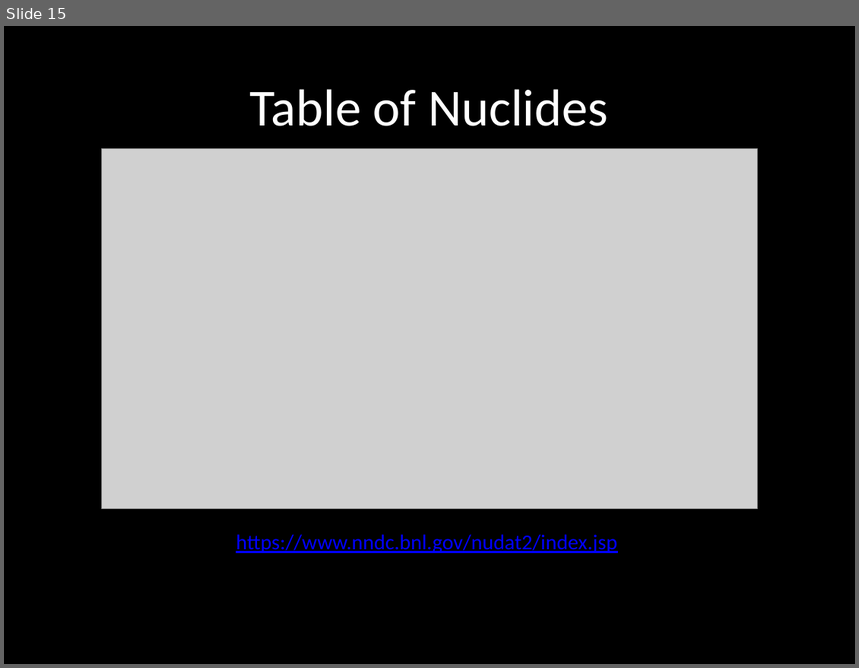
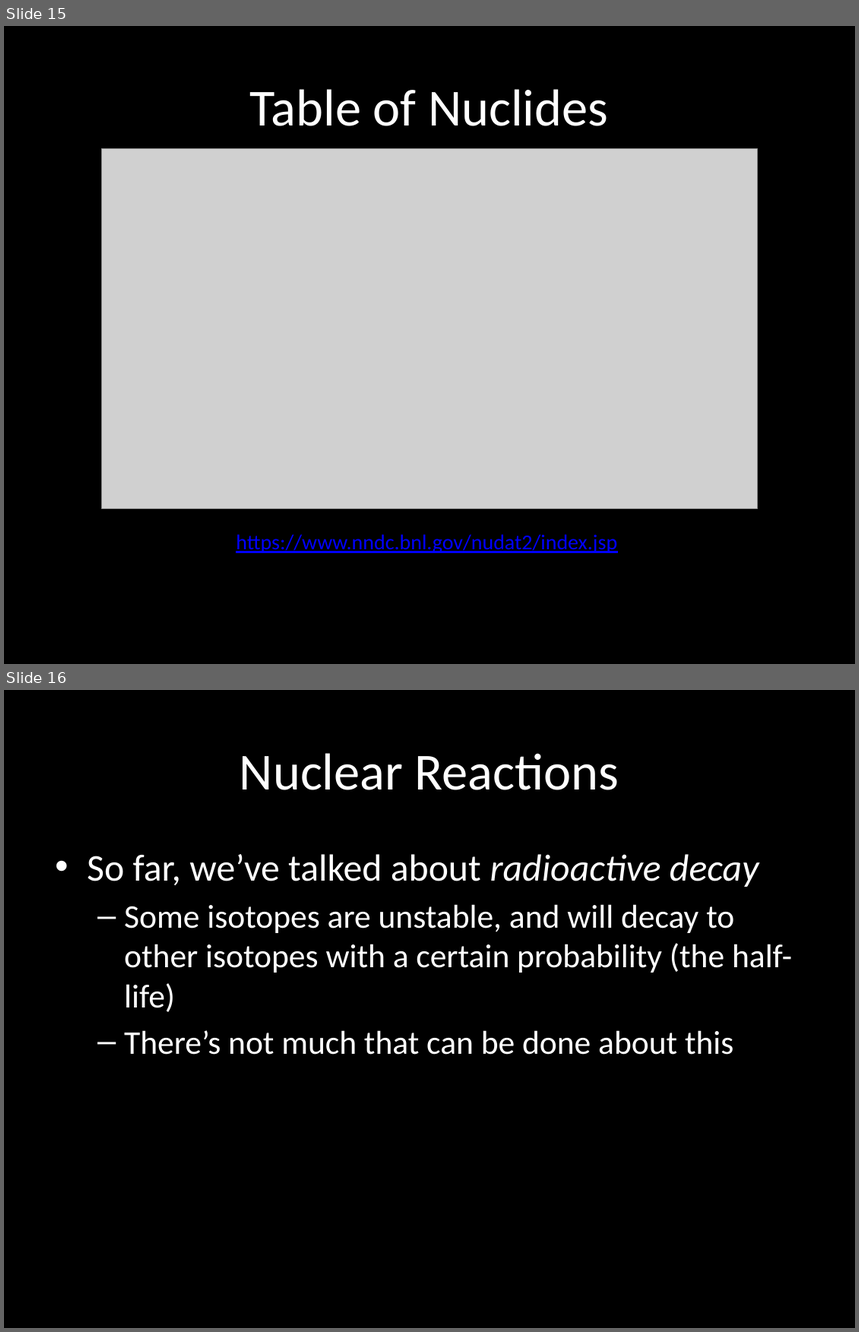
Before and after one commit to carlosgj/FRC-Training, a slide deck: Nuclear Physics Part 2.pptx. Shown one above the other, each under a label of ours: slide 15 before the commit, slides 15 and 16 after it. The pictures are 859x668 and 859x1332 pixels, drawn with LibreOffice and Linux fonts; fonts in the diff are those of the drawing; grey boxes stand for pictures; background and template pictures are left out. Boxes give left, top, right and bottom in pixels: in the first picture for what was removed or moved away, otherwise in the second. Text is boxed around its words. In the diff, an @@ line names an element or a change of style, - is before the commit and + after.

```diff
--- a/Nuclear Physics Part 2.pptx
+++ b/Nuclear Physics Part 2.pptx
@@ slide 16 added at [4,690,855,1328], background #000000 @@
@@ title added at [240,753,620,790], 44 pt, text #FFFFFF @@
+Nuclear Reactions
@@ text added at [87,854,792,1055], 28 pt, text #FFFFFF @@
+• So far, we’ve talked about radioactive decay
+  – Some isotopes are unstable, and will decay to other isotopes with a certain probability (the half-life)
+  – There’s not much that can be done about this
```
Also in this commit, not shown: 5 other slides added.
